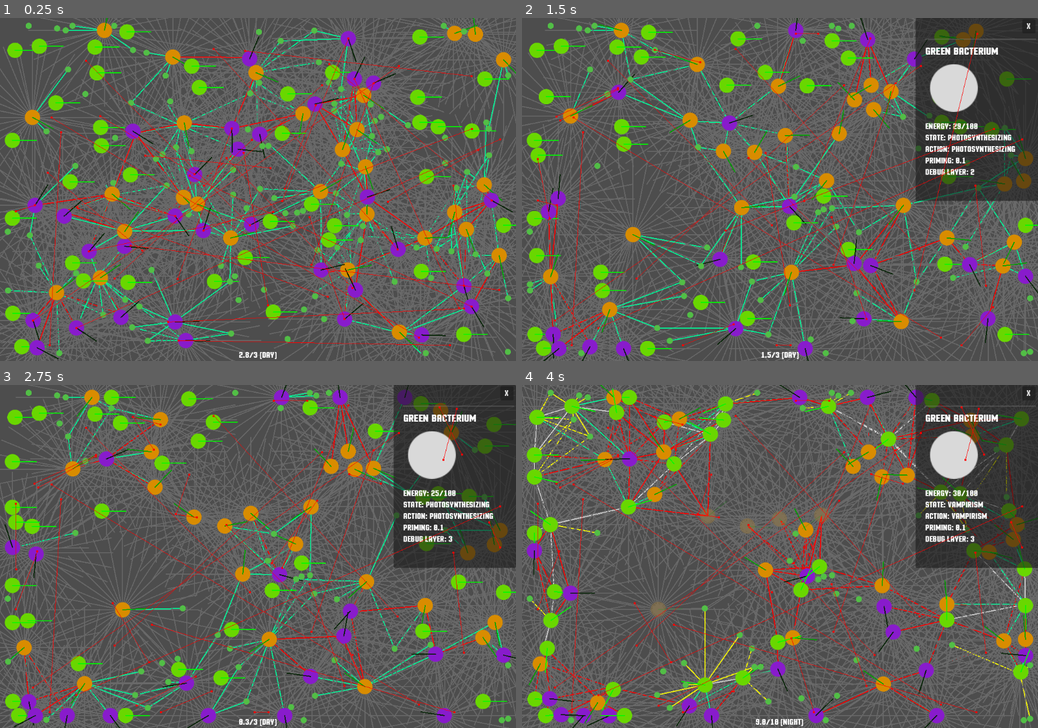
Above: before the commit, frames 1-4 (two rows, left to right).
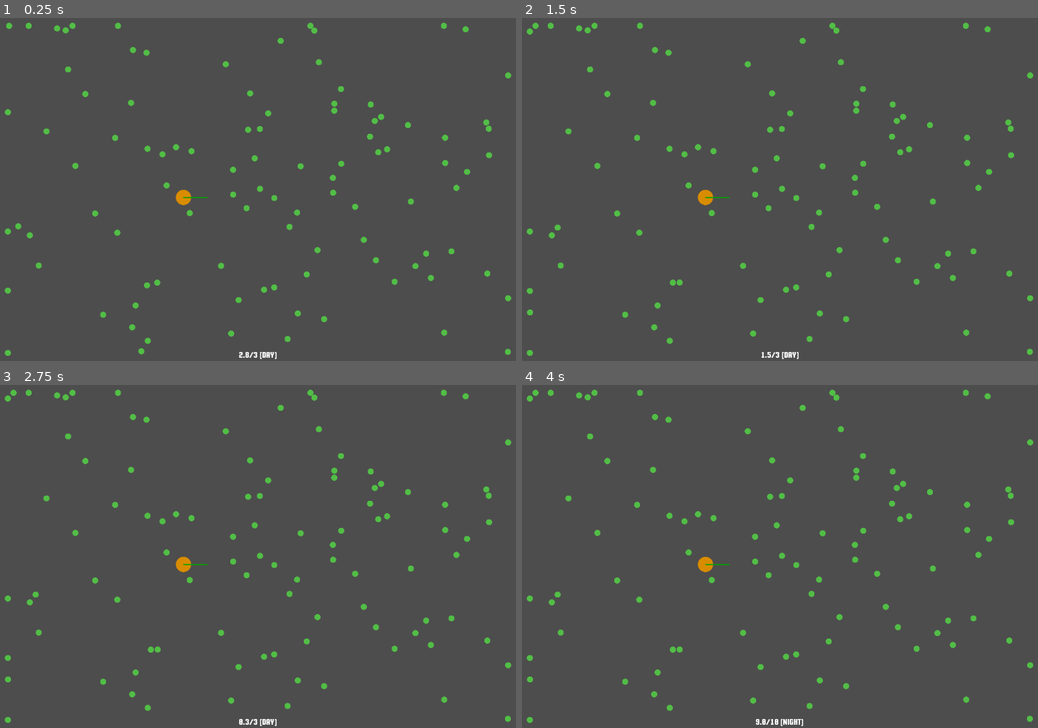
Above: after the commit, the same moments.

Repository: blekki/Bacteriostat
Game: Godot game, scene res://src/bacteriostat/bacteriostat.tscn
Two runs of this game, one before a commit and one after it. Both use one fixed random seed, a clock stepped at 60 frames per second and the inputs below.
Inputs (mouse positions are in pixels of both pictures, inside the frame that each line leads up to):
- Up to frame 1 (0.25 s): no input
- Up to frame 2 (1.5 s): drag from (697, 199) to (852, 72) at 0.52 s; drag from (862, 72) to (542, 155) at 1.27 s
- Up to frame 3 (2.75 s): move the mouse to (15, 522) at 2.02 s; click (15, 522) at 2.17 s
- Up to frame 4 (4 s): drag from (805, 714) to (552, 525) at 2.77 s; drag from (991, 494) to (532, 522) at 3.52 s

The runs differ from the first frame. In frame 1, 48% of the frame differs, in the area x 0-100%, y 0-100%; in frame 2, 46%; in frame 3, 45%; in frame 4, 49%.
Error after the commit: Parse Error: Cannot find member "NEUTRAL" in base "Enums.RelationshipTypes". (res://src/bacterium/green_bacterium.gd:89)

Commit message:
Rework a bit [RelationshipTypes]:
- Remove [NEUTRAL] (just unneeded).
- Replace [CELL] with [LURE]. That's better abstraction.

Diff:
--- a/src/bacterium/green_bacterium.gd
+++ b/src/bacterium/green_bacterium.gd
@@ -89,7 +89,7 @@
 				return Enums.RelationshipTypes.NEUTRAL
 			else: return Enums.RelationshipTypes.PREY	# anyway other bacteria is prey
 		elif object is EnergyCell:
-			return Enums.RelationshipTypes.CELL	# green bacteria can't eat energy cells
+			return Enums.RelationshipTypes.LURE	# green bacteria can't eat energy cells
 		return Enums.RelationshipTypes.NONE # default
 
 	# get the all nearby objects in the area
--- a/src/bacterium/purple_bacterium.gd
+++ b/src/bacterium/purple_bacterium.gd
@@ -46,7 +46,7 @@
 	nearby_objects = get_nearby_objects(view_distance, identification_rules)
 
 	# find a nearest food
-	var food_record: InfoPack = InfoUtils.get_nearest_energy_cell(self.position, nearby_objects)
+	var food_record: InfoPack = InfoUtils.get_nearest_prey(self.position, nearby_objects)
 	_choice_hunting_action(food_record)
 
 func hunting():
--- a/src/enums.gd
+++ b/src/enums.gd
@@ -8,16 +8,14 @@
 
 enum RelationshipTypes {
 	NONE,
-	CELL,
+	LURE,
 	PREY,
-	NEUTRAL,
 	PREDATOR,
 }
 
 const DEBUG_RELATIONSHIP_COLORS: Dictionary = {
 	RelationshipTypes.NONE: Color.DIM_GRAY,
-	RelationshipTypes.CELL: Color.YELLOW,
+	RelationshipTypes.LURE: Color.YELLOW,
 	RelationshipTypes.PREY: Color.MEDIUM_SPRING_GREEN,
-	RelationshipTypes.NEUTRAL: Color.LIGHT_GRAY,
 	RelationshipTypes.PREDATOR: Color.RED,
 }
--- a/src/info_pack.gd
+++ b/src/info_pack.gd
@@ -20,8 +20,8 @@
 func is_not_empty() -> bool:
 	return (object != null)
 
-func is_cell():
-	return relationship == Enums.RelationshipTypes.CELL
+func is_lure():
+	return relationship == Enums.RelationshipTypes.LURE
 
 func is_prey():
 	return relationship == Enums.RelationshipTypes.PREY
--- a/src/info_utils.gd
+++ b/src/info_utils.gd
@@ -35,10 +35,10 @@
 	return _try_find_nearest_obj(parent_position, array, condition)
 
 ## Find nearest prey but if no one is, return [Enums.ObjectTypes.NONE]
-static func get_nearest_energy_cell(parent_position: Vector2, array: Array[InfoPack]) -> InfoPack:
+static func get_nearest_lure(parent_position: Vector2, array: Array[InfoPack]) -> InfoPack:
 	# prepare condition
 	var condition = func(record: InfoPack):
-		return record.is_cell()
+		return record.is_lure()
 
 	return _try_find_nearest_obj(parent_position, array, condition)
 
@@ -61,7 +61,7 @@
 static func is_lure_nearby(array: Array[InfoPack]) -> bool:
 	# prepare condition
 	var condition = func(record: InfoPack):
-		var is_lure = record.is_cell()
+		var is_lure = record.is_lure()
 		return is_lure
 
 	return _try_find_obj(array, condition)
